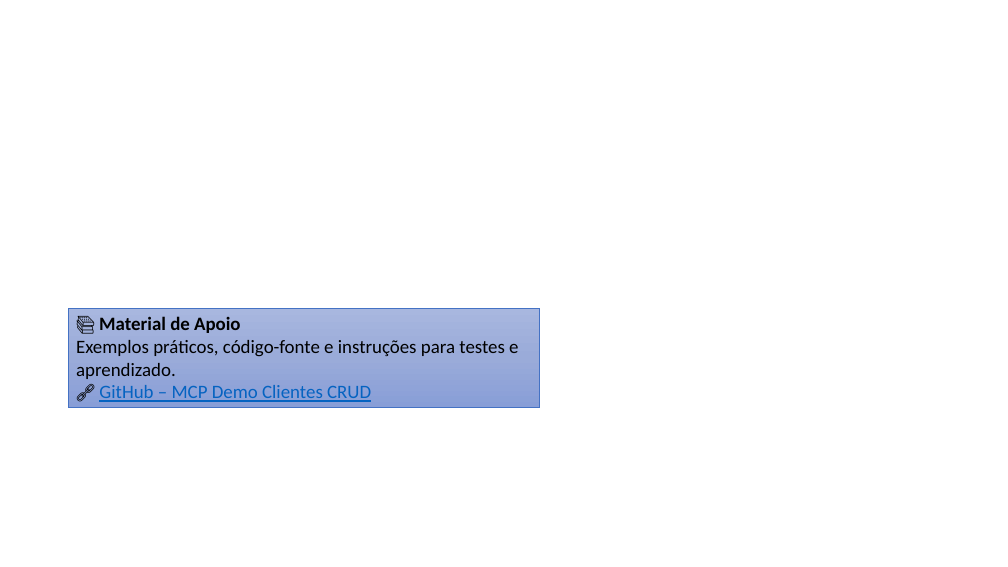
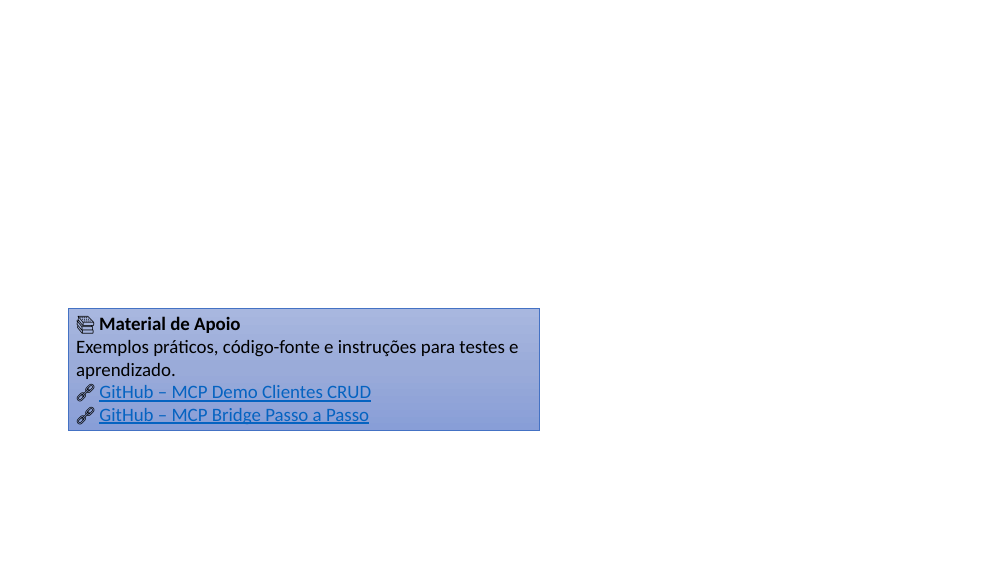
Before and after one commit to ricardo-maciel/MCP---Demo-Clientes-CRUD, a slide deck: slide 6 of MuleSoft_AI_MCP_Bridge.pptx. Drawn at 1008x567 pixels with LibreOffice and Linux fonts; fonts in the diff are those of the drawing; background and template pictures are left out. Boxes give left, top, right and bottom in pixels: in the first picture for what was removed or moved away, otherwise in the second. Text is boxed around its words. In the diff, an @@ line names an element or a change of style, - is before the commit and + after.

```diff
--- a/MuleSoft_AI_MCP_Bridge.pptx
+++ b/MuleSoft_AI_MCP_Bridge.pptx
@@ rectangle "📚 Material de Apoio": place and size @@
-rectangle "📚 Material de Apoio" at [69,308,539,407]
+rectangle "📚 Material de Apoio" at [69,308,539,430]
@@ text in rectangle at [99,408,369,424]: paragraph added @@
+🔗 GitHub – MCP Bridge Passo a Passo
```
